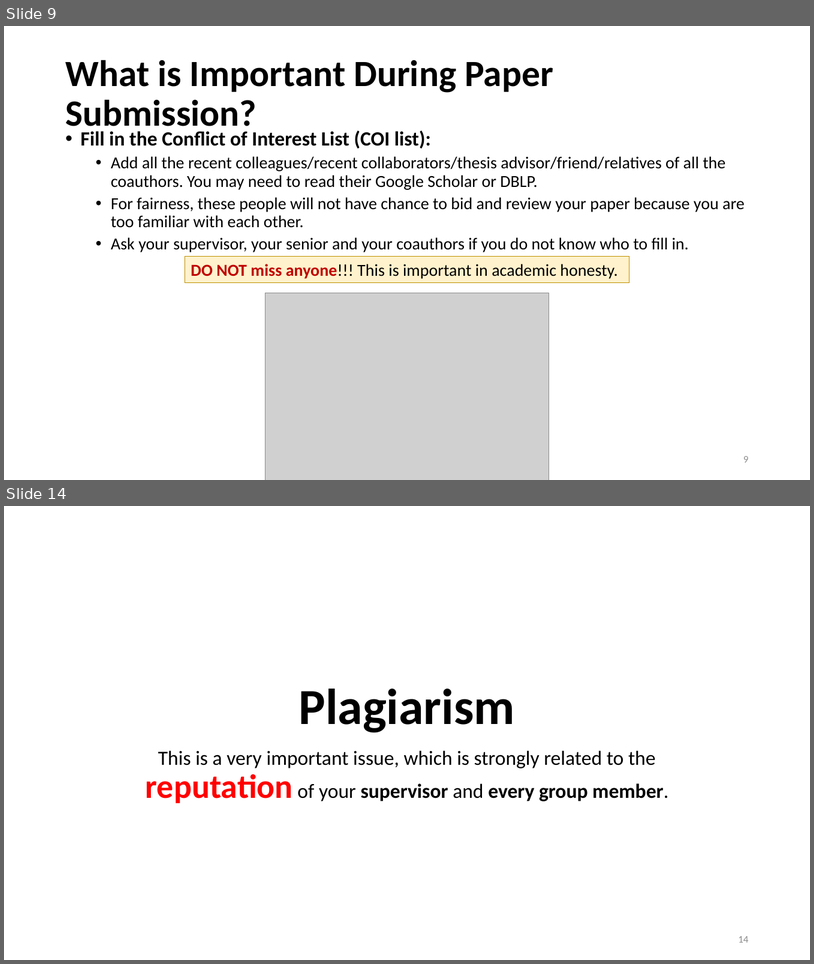
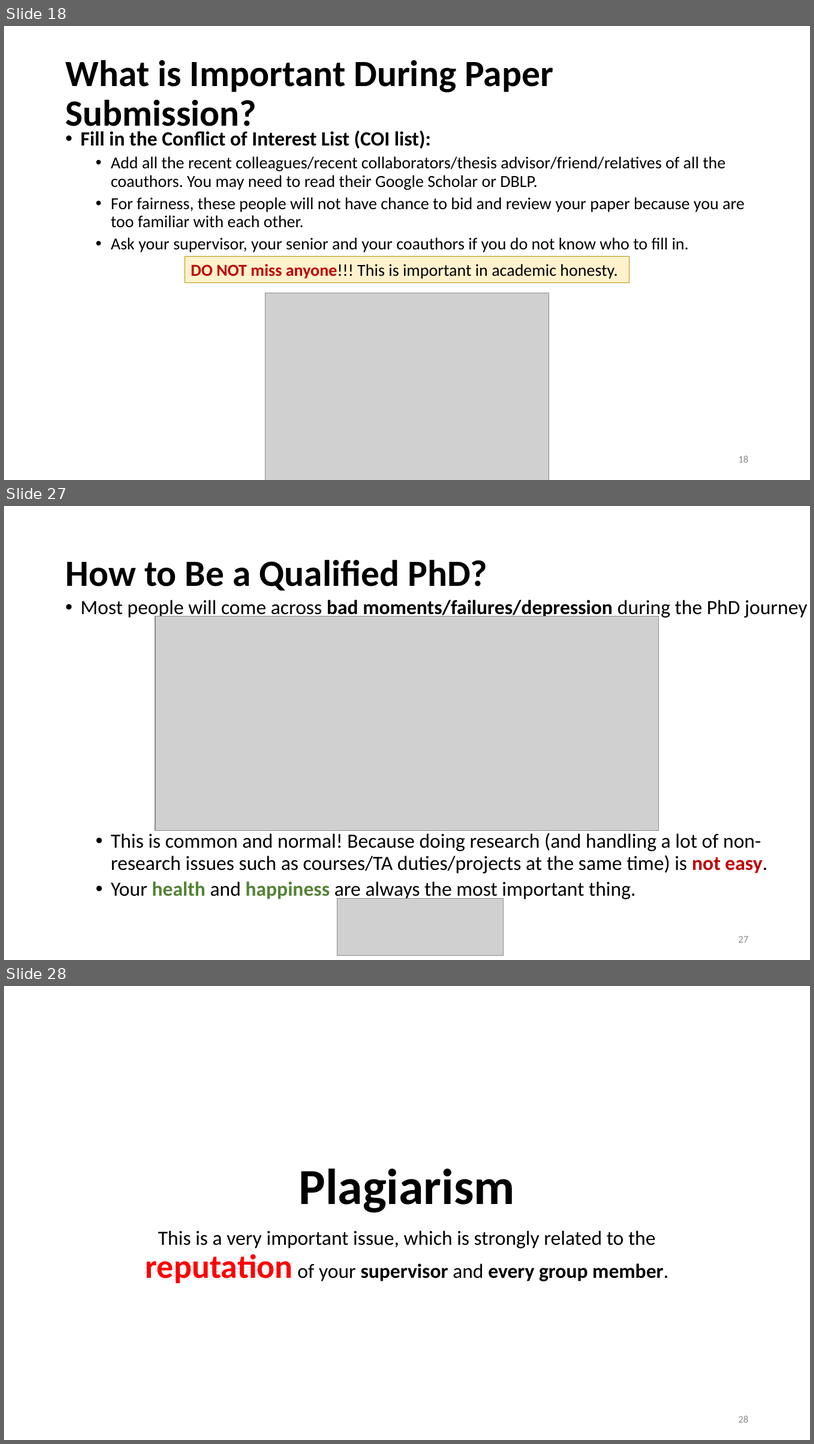
Before and after one commit to heathersherry/Knowledge-Graph-Tutorials-and-Papers, a slide deck: research suggestions.pptx. Shown one above the other, each under a label of ours: slides 9 and 14 before the commit, slides 18, 27 and 28 after it; the slides between them are not shown. The pictures are 814x964 and 814x1444 pixels, drawn with LibreOffice and Linux fonts; fonts in the diff are those of the drawing; grey boxes stand for pictures. Boxes give left, top, right and bottom in pixels: in the first picture for what was removed or moved away, otherwise in the second. Text is boxed around its words. In the diff, an @@ line names an element or a change of style, - is before the commit and + after.

```diff
--- a/research suggestions.pptx
+++ b/research suggestions.pptx
@@ slide 27 added at [4, 506, 810, 960], background #FFFFFF @@
@@ title added at [65, 559, 488, 591], 44 pt, text #000000, bold @@
+How to Be a Qualified PhD?
@@ text added at [81, 600, 807, 900], 24 pt, text #000000 @@
+• Most people will come across bad moments/failures/depression during the PhD journey
+  • This is common and normal! Because doing research (and handling a lot of non-research issues such as courses/TA duties/projects at the same time) is not easy.
+  • Your health and happiness are always the most important thing.
@@ picture added at [155, 616, 659, 830] @@
@@ picture added at [338, 898, 504, 955] @@
@@ page number added at [738, 936, 749, 942], 12 pt, text #8C8C8C @@
+27
@@ what was slide 9 is now slide 18 @@
@@ page number at [738, 455, 749, 462]: text changed @@
-9
+18
@@ what was slide 14 is now slide 28 @@
@@ page number at [738, 1415, 749, 1422]: text changed @@
-14
+28
```
Also in this commit, not shown: 17 slides changed, 14 other slides added.
